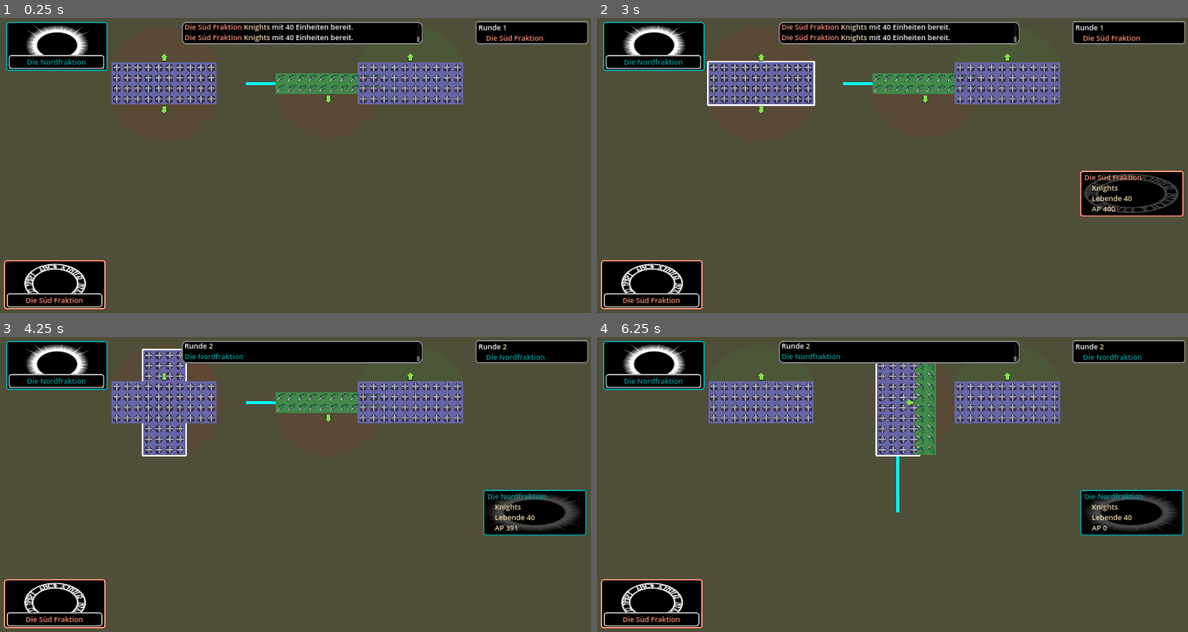
Above: before the commit, frames 1-4 (two rows, left to right).
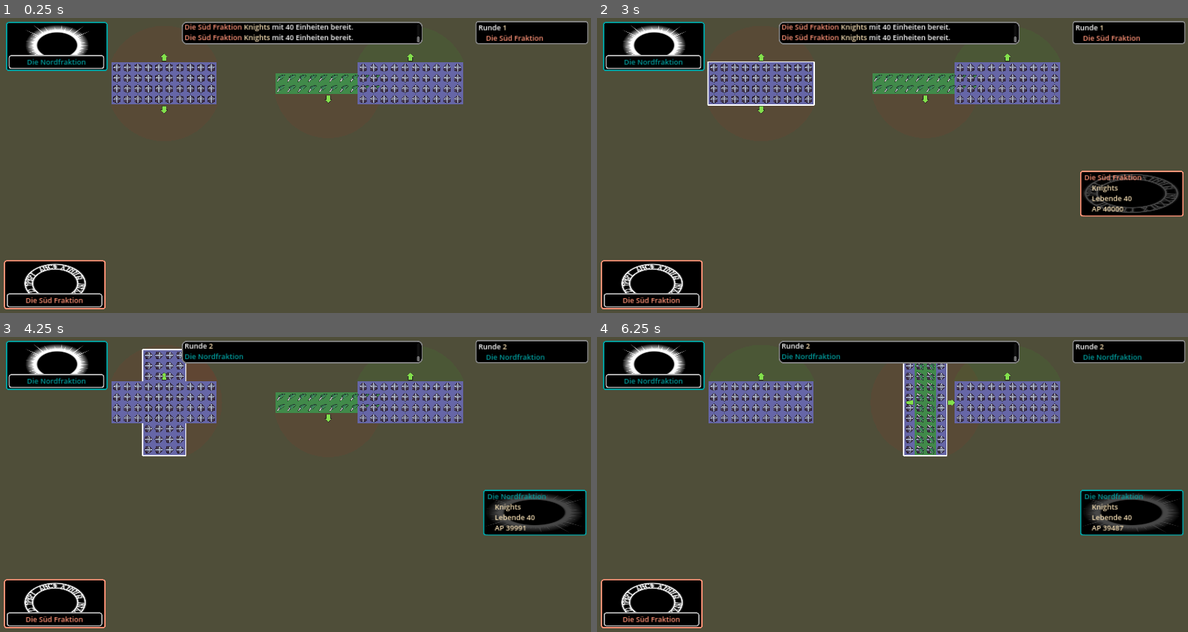
Above: after the commit, the same moments.

Repository: cjanta/RectsGodot
Game: Godot game, scene res://root.tscn
Two runs of this game, one before a commit and one after it. Both use one fixed random seed, a clock stepped at 60 frames per second and the inputs below. The engine's default icon, where the game draws it, is replaced by a stand-in: a white triangle on a blue panel in a dark square.
Inputs (mouse positions are in pixels of both pictures, inside the frame that each line leads up to):
- Up to frame 1 (0.25 s): no input
- Up to frame 2 (3 s): click (656, 44) at 0.52 s; click (656, 44) at 1.27 s; click (656, 44) at 2.02 s; tap Enter at 2.75 s; drag from (762, 82) to (927, 82) at 2.77 s
- Up to frame 3 (4.25 s): tap Space (spacebar) at 3.5 s; drag from (165, 428) to (330, 401) at 3.52 s
- Up to frame 4 (6.25 s): click (927, 401) at 4.35 s; tap Enter at 5 s; drag from (927, 419) to (786, 401) at 5.02 s; drag from (762, 401) to (927, 401) at 5.77 s

The runs differ from the first frame. In frame 1, less than 0.1% of the frame differs, in the area x 41-47%, y 21-23%; in frame 2, 0.2%; in frame 3, 0.1%; in frame 4, 2.8%, in the area x 47-90%, y 9-66%.

Commit message:
kampferkennung Charge, Engage, Charched
viel TODO:
- Bewegungsmöglichkeit stoppen
- Regimenter  stick/face
- Aktionsbar und Einheitenselektions-Verlauf

Diff:
--- a/game_res/faction_regiment/regiment_type.gd
+++ b/game_res/faction_regiment/regiment_type.gd
@@ -11,8 +11,8 @@
 var setup_position : Vector2 = Vector2.ZERO
 var setup_facing_dir : Vector2 = Vector2.DOWN
 
-const action_points_max : int = 400
-var action_points : int = 400:
+const action_points_max : int = 40000
+var action_points : int = 40000:
 	set(value):
 		action_points = value
 		if action_points < 0:
--- a/scripts/game/Faction_Regiment.gd
+++ b/scripts/game/Faction_Regiment.gd
@@ -4,6 +4,7 @@
 @export var faction_units : Array[Faction_Unit] = []
 @export var setup_facing_dir : Vector2 = Vector2.ZERO
 @export var setup_pos : Vector2 = Vector2.ZERO
+@onready var hitbox_arcs_node = $hitbox_arcs
 
 var session : Game_Session
 var faction : Faction
@@ -25,7 +26,6 @@
 var	regiment_bounds =  null
 var regiment_unit_size = Vector3(3,1,3)
 var unit_pixel_size = 32.0
-
 
 func _ready():
 	faction_unit_preload = load("res://scns/game/faction_unit.tscn")
--- a/scripts/game/hitbox_arcs.gd
+++ b/scripts/game/hitbox_arcs.gd
@@ -1,5 +1,6 @@
+class_name Hitbox_Arcs
+
 extends Area2D
-
 @onready var coll_shape :CollisionPolygon2D = $CollisionPolygon2D
 var is_runtime_ini = true
 var regiment : Faction_Regiment
@@ -17,7 +18,7 @@
 var packed_left_arc :PackedVector2Array
 var is_draw_arc = true
 
-var chargeable_regiments : Array[Faction_Regiment]
+@export var chargeable_regiments : Array[Faction_Regiment]
 
 func _ready():
 	regiment = get_parent()
@@ -34,10 +35,15 @@
 
 
 func _draw():
-	#Todo: Bug, positionen von oben ziehen line in falsche Richtung
-	for regiment in chargeable_regiments:
-		var target_pos = position + (regiment.global_position - global_position)
-		draw_line(position, target_pos, Color.AQUA, 8.0 , true)
+	for chargeable_regiment : Faction_Regiment in chargeable_regiments:
+		if regiment.is_session_selected_regiment():
+			draw_line(position ,to_local(chargeable_regiment.global_position) , Color.REBECCA_PURPLE, 8.0 , true)
+			var other_chargeables : Array[Faction_Regiment] = chargeable_regiment.hitbox_arcs_node.chargeable_regiments
+			for reg in other_chargeables:
+				if reg == regiment:
+					var off = Vector2(8,0)
+					draw_line(position +off,to_local(chargeable_regiment.global_position)+off , Color.INDIAN_RED, 8.0 , true)
+
 	#var test_draw_color_front = Color.WHITE_SMOKE
 	#var test_draw_color_back = Color.BLACK
 	#var test_draw_color_right = Color.YELLOW
--- a/scripts/game/hitbox_regiment_bounds.gd
+++ b/scripts/game/hitbox_regiment_bounds.gd
@@ -71,7 +71,7 @@
 		draw_bounds()
 
 func draw_bounds():
-	var width = 4.0
+	var width = 3.0
 	draw_edge_line(Vector2(1,1),Vector2(-1,1), width)
 	draw_edge_line(Vector2(-1,1),Vector2(-1,-1), width)
 	draw_edge_line(Vector2(-1,-1),Vector2(1,-1), width)
